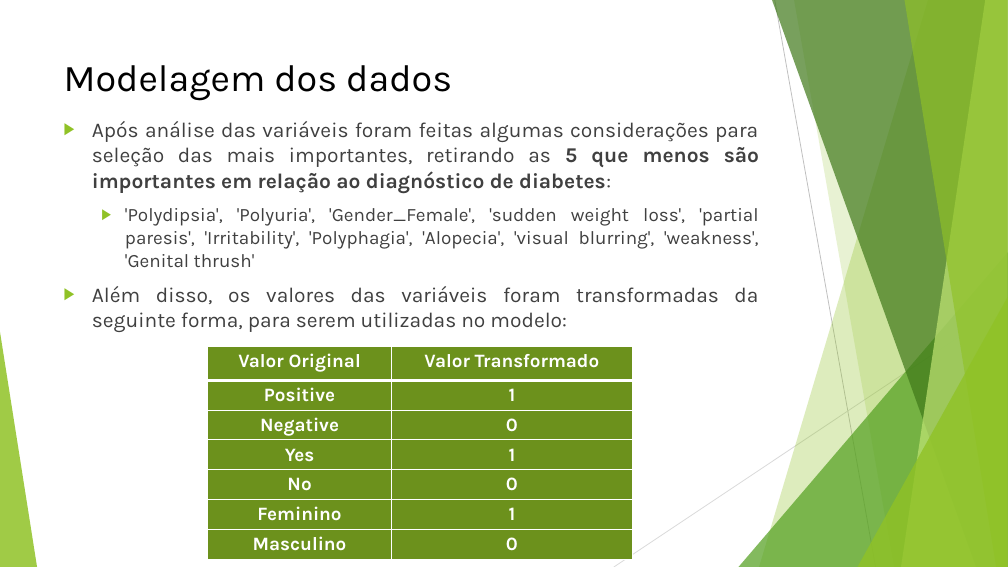
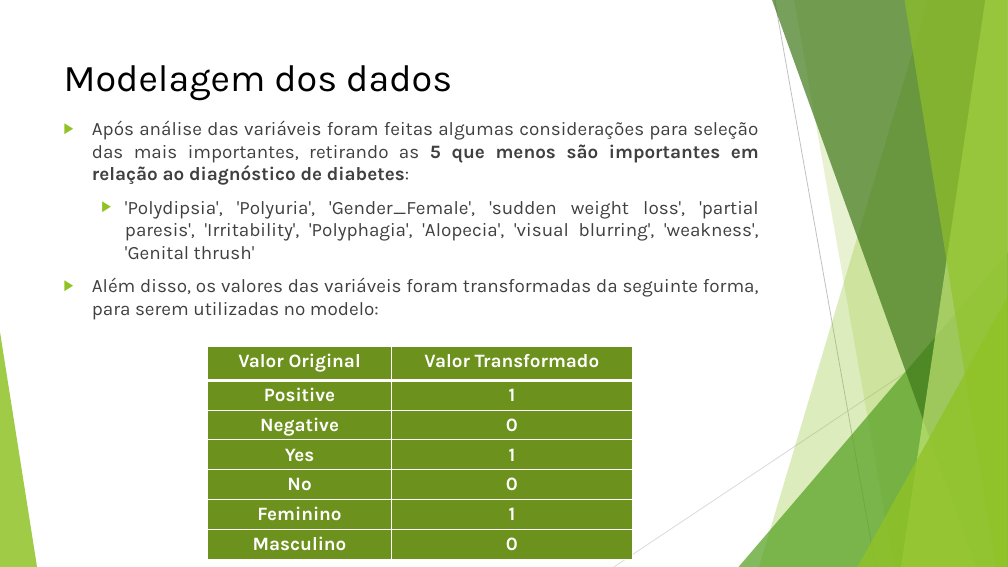
Before and after one commit to igorss77/diabetes_project, a slide deck: slide 10 of docs/Early stage diabetes – risk predictions.pptx. Drawn at 1008x567 pixels with LibreOffice and Linux fonts; fonts in the diff are those of the drawing. Boxes give left, top, right and bottom in pixels: in the first picture for what was removed or moved away, otherwise in the second. Text is boxed around its words. In the diff, an @@ line names an element or a change of style, - is before the commit and + after.

```diff
--- a/docs/Early stage diabetes – risk predictions.pptx
+++ b/docs/Early stage diabetes – risk predictions.pptx
@@ text at (92,120,759,320): size 20 to 18 pt in "Após análise das variáveis foram feitas algumas ...", "Além disso, os valores das variáveis foram ..." @@
```
Also in this commit, not shown: 7 other slides changed, 1 other file.
